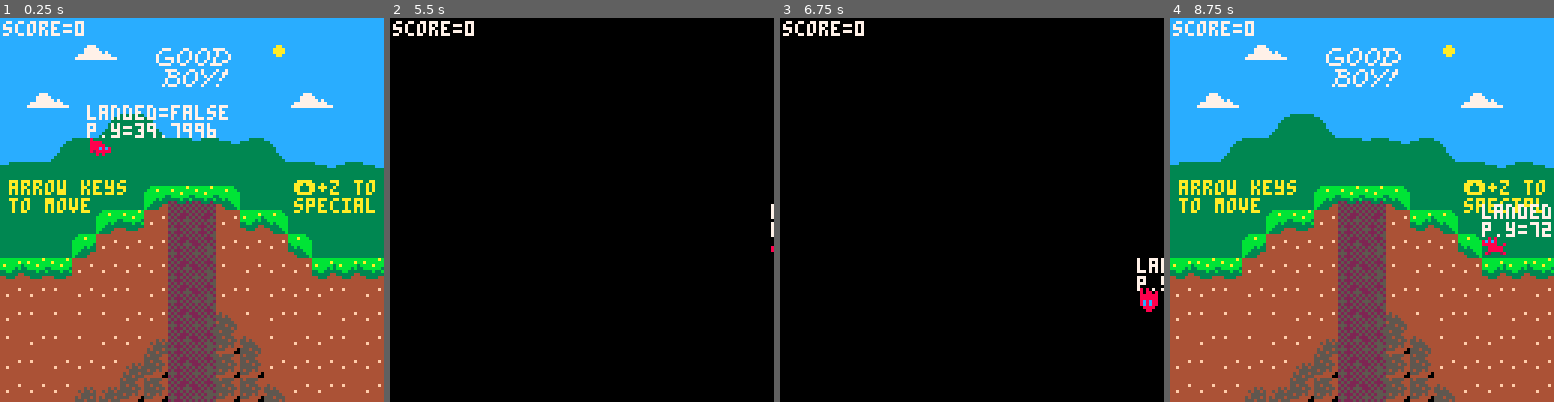
Above: before the commit, frames 1-4 (left to right).
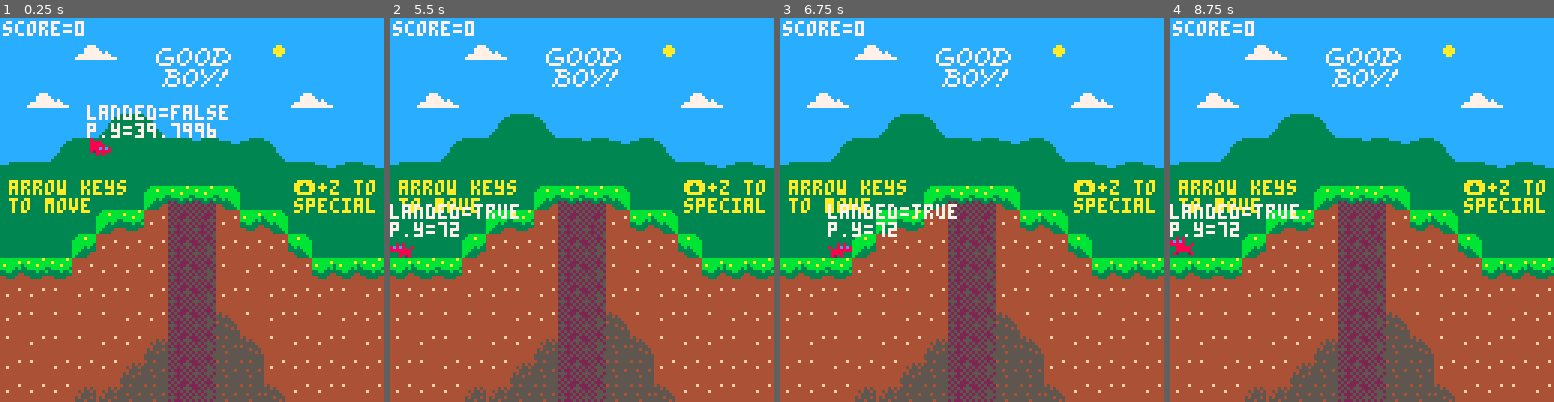
Above: after the commit, the same moments.

Repository: phf5kw/GoodBoy
Game: PICO-8 cartridge game1.p8
The game is run twice, just before and just after one commit, with the same random seed, the same clock (stepped at 60 frames per second) and the same inputs.
Inputs:
- Up to frame 1 (0.25 s): no input
- Up to frame 2 (5.5 s): tap O (Z key) at 0.7, 1.7, 2.1, 2.5, 2.9, 3.3, 3.7, 4.1, 4.5, 4.9, 5.3 s; hold Right 1.6-2.1 s; hold Up 2.15-2.42 s; hold Right 2.47-3.03 s; hold Left 3.08-3.58 s; hold Right 4.02-4.68 s; hold Up 4.73-5.03 s; hold Left from 5.08 s (still down)
- Up to frame 3 (6.75 s): release Left at 5.68 s; tap O (Z key) at 5.7, 6.1, 6.5 s; hold Right 6.08-6.58 s; hold Right from 6.63 s (still down)
- Up to frame 4 (8.75 s): tap O (Z key) every 0.4 s from 6.9 to 8.5 s; release Right at 7.13 s; hold Up 7.18-7.45 s; hold Right 7.5-8.07 s; hold Left 8.12-8.62 s

The runs differ from the first frame. In frame 1, 1.5% of the frame differs, in the area x 31-69%, y 81-100%; in frame 2, 100%, in the area x 0-100%, y 0-100%; in frame 3, 100%; in frame 4, 3.4%.

Commit message:
some levels

Diff:
--- a/game1.p8
+++ b/game1.p8
@@ -41,6 +41,7 @@
 
 	cam_init()
 	show_game()
+	game.start_t=time()
 
 end
 
@@ -82,8 +83,8 @@
 end
 
 function end_game()
+	game.end_t=time()
 	sfx(-1,1)
-	timer=time()
 	game.upd=end_upd
 	game.drw=end_drw
 end
@@ -95,28 +96,31 @@
 function end_drw()
 	cls()
 	camera(0,0)
-	if time()-timer>1 then
+	if time()-game.end_t>1 then
 		print("you did it! you found",14,20,7)
-		print("the biggest bone!",14,28,7)
-	end
-	if time()-timer>4 then
-		print("i am so proud of you...",14,38,7)
-	end
-	if time()-timer>8 then
-		print("you really are",14,48,7)
-		print("the goodest boy!♥",14,56,7)
-	end
-	if time()-timer>12 then
-		print("total score: "..player.score,14,68,10)
-	end
-	if time()-timer>16 then
-		print("thanks for playing!",14,78,7)
-	end
-	if time()-timer>18 then
-		print("join student game developers!",14,88,12)
-		print("the uva game dev club!",14,96,12)
-	end
-	if time()-timer>25 then
+		print("the biggest bone!",14,27,7)
+	end
+	if time()-game.end_t>4 then
+		print("i am so proud of you...",14,37,7)
+	end
+	if time()-game.end_t>7 then
+		print("you really are",14,47,7)
+		print("the goodest boy!♥",14,54,7)
+	end
+	if time()-game.end_t>10 then
+		print("total score: "..player.score,14,64,10)
+	end
+	if time()-game.end_t>13 then
+		print("total time: "..tostring(flr(100*(game.end_t-game.start_t))/100),14,71,6)
+	end
+	if time()-game.end_t>16 then
+		print("thanks for playing!",14,81,7)
+	end
+	if time()-game.end_t>18 then
+		print("join student game developers,",14,91,12)
+		print("the uva game dev club!",14,97,12)
+	end
+	if time()-game.end_t>25 then
 		stop()
 	end
 end
@@ -335,8 +339,13 @@
 		player.x+=128
 	end
 
+
 	player.x+=player.dx
 	player.y+=player.dy
+
+	if player.x<0 then
+		player.x=0
+	end
 
 	----item collisions----
 
@@ -600,7 +609,7 @@
 
 
 __gff__
-0001010000010000000000081080808000010100000100000000002040808080000000000000000000000703030300000000000000000000000000030303000003030303030307070000000000000000030303030303070700000000000000000101010100000707000000000000000000000000000007070000000000000000
+0001010000010000000000081080808000010100000100000000002040808080000000000000000000000703030300000000000000000000000000030303000003030303030307070000000000000000030303030303070700000000000000000101010100000707000000000000000001000000000007070000000000000000
 0000000000000000000000000000000000000000000000000000000000000000000000000000000000000000000000000000000000000000000000000000000000000000000000000000000000000000000000000000000000000000000000000000000000000000000000000000000000000000000000000000000000000000
 __map__
 3232323232323232323232323232323250505151515147686946515051515151505051515151514849517677515151510000000000000000000000000000000000000000000000000000000000000000000000000000000000000000000000000000000000000000000000000000000000000000000000000000000000000000
@@ -616,87 +625,89 @@
 2b2c2c3b3b3b3b76773c3b3b3b2b2b2c5748494a7e4c4e4f48494e686a4e4f565748494a7e4c4e4f48494e686a4e4f560000000000000000000000000000000000000000000000000000000000000000000000000000000000000000000000000000000000000000000000000000000000000000000000000000000000000000
 3b3b3c3b3b3c3b76773b3c3b3b3b3c3b57586a5a5b5c5a5f4c595e78795e5f5657586a5a5b5c5a5f4c595e78795e5f560000000000000000000000000000000000000000000000000000000000000000000000000000000000000000000000000000000000000000000000000000000000000000000000000000000000000000
 3b3c3c3c3c3b3b7677553c3b3c3c3b3b4768694c6b6c6e6f4c6d6e6c6d6e6f464768694c6b6c6e6f4c6d6e6c6d6e6f460000000000000000000000000000000000000000000000000000000000000000000000000000000000000000000000000000000000000000000000000000000000000000000000000000000000000000
-3c3b3c3c3b3b54767753553c3b3b3c3b5778694c7b7c7e7f4c7d7e7c7d7e7f465778694c7b7c7e7f4c7d7e7c7d7e7f460000000000000000000000000000000000000000000000000000000000000000000000000000000000000000000000000000000000000000000000000000000000000000000000000000000000000000
-3b3c3b3b3b5453767753533b3b3b3b3b50405540554155666754404140414151504055405541546667544041404141510000000000000000000000000000000000000000000000000000000000000000000000000000000000000000000000000000000000000000000000000000000000000000000000000000000000000000
-3b3b3b5454535376775353553b3b3c3b50515150515157767746515150515151505151505253527677515151505151510000000000000000000000000000000000000000000000000000000000000000000000000000000000000000000000000000000000000000000000000000000000000000000000000000000000000000
-5050525252525200005252525252525250505151515157666746767751515151505051515151516667517677515151510000000000000000000000000000000000000000000000000000000000000000000000000000000000000000000000000000000000000000000000000000000000000000000000000000000000000000
+3c3b3c3c3b3b54767751553c3b3b3c3b5778694c7b7c7e7f4c7d7e7c7d7e7f465778694c7b7c7e7f4c7d7e7c7d7e7f460000000000000000000000000000000000000000000000000000000000000000000000000000000000000000000000000000000000000000000000000000000000000000000000000000000000000000
+3b3c3b3b3b5451767751513b3b3b3b3b50405540554155666754404140414151504055405541546667544041404141510000000000000000000000000000000000000000000000000000000000000000000000000000000000000000000000000000000000000000000000000000000000000000000000000000000000000000
+3b3b3b5454515176775151553b3b3c3b50515150515157767746515150515151505151505253527677515151505151510000000000000000000000000000000000000000000000000000000000000000000000000000000000000000000000000000000000000000000000000000000000000000000000000000000000000000
+5051505150515000005150505150505150505151515157666746767751515151505051515151516667517677515151510000000000000000000000000000000000000000000000000000000000000000000000000000000000000000000000000000000000000000000000000000000000000000000000000000000000000000
 5044454445444500004445444544455050444544454457767744767745444550504445444544457677447677454445500000000000000000000000000000000000000000000000000000000000000000000000000000000000000000000000000000000000000000000000000000000000000000000000000000000000000000
 474c4d4e4f494d00000000494a4e4f46474c4d4e4f494d6a6a4e4f494a4e4f46474c4d4e4f494d6a6a4e4f494a4e4f460000000000000000000000000000000000000000000000000000000000000000000000000000000000000000000000000000000000000000000000000000000000000000000000000000000000000000
 475c5d5e5f590000005e00595a6d6e46475c5d5e5f595d5e6a5e5f595a6d6e46475c5d5e5f595d5e6a5e5f595a6d6e460000000000000000000000000000000000000000000000000000000000000000000000000000000000000000000000000000000000000000000000000000000000000000000000000000000000000000
-476c6d6e6f004c486d6e004c6d7d7e46476c6d6e6f4b4c486d6e6f4c6d7d7e46476c6d6e6f4b4c486d6e6f4c6d7d7e460000000000000000000000000000000000000000000000000000000000000000000000000000000000000000000000000000000000000000000000000000000000000000000000000000000000000000
-577c7d7e7f5b00007d7e00697d7e6e56577c7d7e7f5b5c587d7e7f697d7e6e56577c7d7e7f5b5c587d7e7f697d7e6e560000000000000000000000000000000000000000000000000000000000000000000000000000000000000000000000000000000000000000000000000000000000000000000000000000000000000000
-475c005e5f6b0000006a5e796d6e7e56475c5d5e5f6b6c68696a5e796d6e7e56475c5d5e5f6b6c68696a5e796d6e7e560000000000000000000000000000000000000000000000000000000000000000000000000000000000000000000000000000000000000000000000000000000000000000000000000000000000000000
-576a6d6e6f4d000079006e694b7e7f56576a6d6e6f4d4e78797a6e694b7e7f56576a6d6e6f4d4e78797a6e694b7e7f560000000000000000000000000000000000000000000000000000000000000000000000000000000000000000000000000000000000000000000000000000000000000000000000000000000000000000
+476c6d6e6f0063606162004c6d7d7e46476c6d6e6f4b4c486d6e6f4c6d7d7e46476c6d6e6f4b4c486d6e6f4c6d7d7e460000000000000000000000000000000000000000000000000000000000000000000000000000000000000000000000000000000000000000000000000000000000000000000000000000000000000000
+506061627f5b00007d7e00697d7e4250577c7d7e7f5b5c587d7e7f697d7e6e56577c7d7e7f5b5c587d7e7f697d7e6e560000000000000000000000000000000000000000000000000000000000000000000000000000000000000000000000000000000000000000000000000000000000000000000000000000000000000000
+475c005e5f6b0000006a5e796d425050475c5d5e5f6b6c68696a5e796d6e7e56475c5d5e5f6b6c68696a5e796d6e7e560000000000000000000000000000000000000000000000000000000000000000000000000000000000000000000000000000000000000000000000000000000000000000000000000000000000000000
+576a6d6e6f4d00006360616061707050576a6d6e6f4d4e78797a6e694b7e7f56576a6d6e6f4d4e78797a6e694b7e7f560000000000000000000000000000000000000000000000000000000000000000000000000000000000000000000000000000000000000000000000000000000000000000000000000000000000000000
 476a7d7e4a5d5e004b4c7e795b4e4f56476a7d7e4a5d5e4a4b4c7e795b4e4f56476a7d7e4a5d5e4a4b4c7e795b4e4f560000000000000000000000000000000000000000000000000000000000000000000000000000000000000000000000000000000000000000000000000000000000000000000000000000000000000000
 474b6a4d6e5a005a5b5c5d5a5d5e5f46474b6a4d6e5a4b5a5b5c5d5a5d5e5f46474b6a4d6e5a4b5a5b5c5d5a5d5e5f460000000000000000000000000000000000000000000000000000000000000000000000000000000000000000000000000000000000000000000000000000000000000000000000000000000000000000
-5748494a7e4c4e4f48494e006a4e4f565748494a7e4c4e4f48494e686a4e4f565748494a7e4c4e4f48494e686a4e4f560000000000000000000000000000000000000000000000000000000000000000000000000000000000000000000000000000000000000000000000000000000000000000000000000000000000000000
-57586a5a5b5c005f4c595e00795e5f5657586a5a5b5c5a5f4c595e78795e5f5657586a5a5b5c5a5f4c595e78795e5f560000000000000000000000000000000000000000000000000000000000000000000000000000000000000000000000000000000000000000000000000000000000000000000000000000000000000000
-47680b4c0c6c006f4c6d001b6d1c6f464768694c6b6c6e6f4c6d6e6c6d6e6f464768694c6b6c6e6f4c6d6e6c6d6e6f460000000000000000000000000000000000000000000000000000000000000000000000000000000000000000000000000000000000000000000000000000000000000000000000000000000000000000
-5778694c7b7c7e7f4c7d7e7c7d7e7f465778694c7b7c7e7f4c7d7e7c7d7e7f465778694c7b7c7e7f4c7d7e7c7d7e7f460000000000000000000000000000000000000000000000000000000000000000000000000000000000000000000000000000000000000000000000000000000000000000000000000000000000000000
-5040554041414141415440416667415150405540554154666754404140414151504055405541546667544041404141510000000000000000000000000000000000000000000000000000000000000000000000000000000000000000000000000000000000000000000000000000000000000000000000000000000000000000
-5051515151515151515151517677515150515150515151767751515150515151505151505253527677515151505151510000000000000000000000000000000000000000000000000000000000000000000000000000000000000000000000000000000000000000000000000000000000000000000000000000000000000000
-…(65 lines of a section not shown)…
+574849424040434f48494e006a4e4f565748494a7e4c4e4f48494e686a4e4f565748494a7e4c4e4f48494e686a4e4f560000000000000000000000000000000000000000000000000000000000000000000000000000000000000000000000000000000000000000000000000000000000000000000000000000000000000000
+50405050505050434c595e00795e5f5657586a5a5b5c5a5f4c595e78795e5f5657586a5a5b5c5a5f4c595e78795e5f560000000000000000000000000000000000000000000000000000000000000000000000000000000000000000000000000000000000000000000000000000000000000000000000000000000000000000
+50505050505050514c6d00686d686f464768694c6b6c6e6f4c6d6e6c6d6e6f464768694c6b6c6e6f4c6d6e6c6d6e6f460000000000000000000000000000000000000000000000000000000000000000000000000000000000000000000000000000000000000000000000000000000000000000000000000000000000000000
+5050505050505051404040437d7e42505778694c7b7c7e7f4c7d7e7c7d7e7f465778694c7b7c7e7f4c7d7e7c7d7e7f460000000000000000000000000000000000000000000000000000000000000000000000000000000000000000000000000000000000000000000000000000000000000000000000000000000000000000
+5050505051505150505050506667505150405540554154666754404140414151504055405541546667544041404141510000000000000000000000000000000000000000000000000000000000000000000000000000000000000000000000000000000000000000000000000000000000000000000000000000000000000000
+5051515150505150505151517677515150515150515151767751515150515151505151505253527677515151505151510000000000000000000000000000000000000000000000000000000000000000000000000000000000000000000000000000000000000000000000000000000000000000000000000000000000000000
+…(67 lines of a section not shown)…
Not shown, changed: 41 lines of the sprite sheet (__gfx__) section of game1.p8
Not shown, changed: the music (__music__) section of game1.p8
Not shown, changed: the sound effects (__sfx__) section of game1.p8
